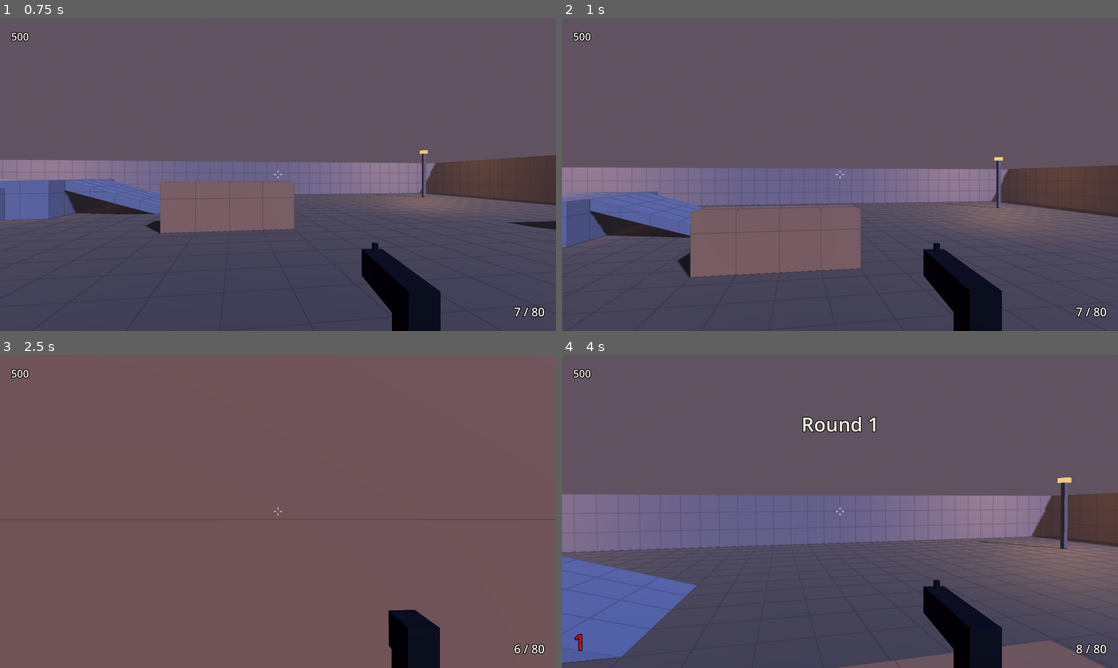
Above: before the commit, frames 1-4 (two rows, left to right).
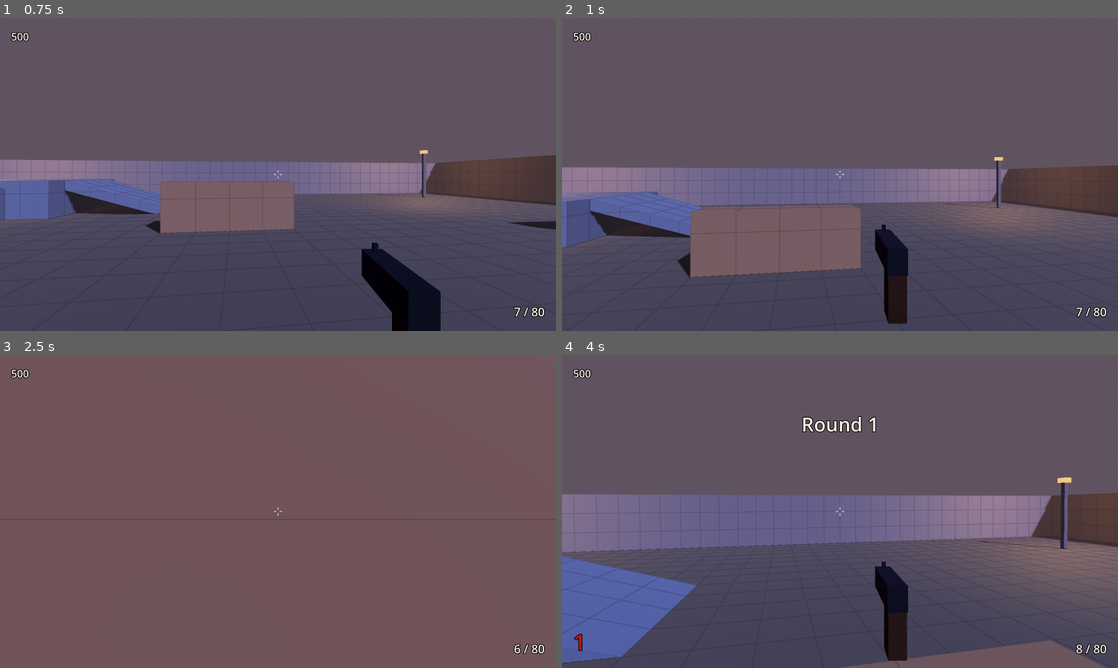
Above: after the commit, the same moments.

Repository: juanakajuan/fps-controller
Game: Godot game, scene res://game/main.tscn
Same seed, same stepped clock (60 frames per second), same inputs: the game is played once before the commit and once after it.
Inputs (mouse positions are in pixels of both pictures, inside the frame that each line leads up to):
- Up to frame 1 (0.75 s): tap Enter (restart) at 0.5 s; move the mouse to (305, 174) at 0.52 s; press the mouse at (305, 174) at 0.53 s; hold W (move_forward) from 0.53 s (still down)
- Up to frame 2 (1 s): keep holding W (move_forward); tap Space (jump) at 0.77 s; tap V (melee, bound only after the commit) at 0.8 s
- Up to frame 3 (2.5 s): keep holding W (move_forward); move the mouse to (250, 511) at 1.27 s; release the mouse at (250, 511) at 1.28 s; tap V (melee, bound only after the commit) at 1.35, 2.3 s; tap Space (jump) at 1.52 s; click (250, 511) at 1.55 s; move the mouse to (289, 505) at 2.02 s; hold Ctrl (crouch) from 2.03 s (still down)
- Up to frame 4 (4 s): keep holding W (move_forward); tap Enter (restart) at 2.75 s; move the mouse to (834, 517) at 2.77 s; release Ctrl (crouch) at 2.78 s; click (834, 517) at 2.85 s; tap Space (jump) at 3.02, 3.77 s; move the mouse to (878, 514) at 3.52 s; hold Shift (sprint) from 3.53 s (still down); tap V (melee, bound only after the commit) at 3.8 s

Frame 1 is identical in both runs. In frame 2, 3.7% of the frame differs, in the area x 56-80%, y 66-100%; in frame 3, 1.6%; in frame 4, 3.7%.

Commit message:
feat(weapon): add a melee attack on V and the right stick press
Weapon.State gets MELEE. A melee casts a 2 m ray with the WORLD and
ZOMBIES mask and emits hit with HitKind.MELEE for 150 damage. It
interrupts a reload, which starts again when MELEE ends. A melee kill
earns 130 points.

Diff:
--- a/game/game.gd
+++ b/game/game.gd
@@ -52,6 +52,8 @@
 		weapon.trigger_held = Input.is_action_pressed(&"fire")
 		if Input.is_action_just_pressed(&"reload"):
 			weapon.reload_requested = true
+		if Input.is_action_just_pressed(&"melee"):
+			weapon.melee_requested = true
 	elif not player.alive:
 		weapon.trigger_held = false
 	for spawn: int in range(director.tick(delta)):
@@ -120,6 +122,7 @@
 func _register_actions() -> void:
 	_add_action(&"fire", [_mouse(MOUSE_BUTTON_LEFT), _joy_axis(JOY_AXIS_TRIGGER_RIGHT)])
 	_add_action(&"reload", [_key(KEY_R), _joy_button(JOY_BUTTON_X)])
+	_add_action(&"melee", [_key(KEY_V), _joy_button(JOY_BUTTON_RIGHT_STICK)])
 	_add_action(&"pause", [_key(KEY_ESCAPE), _joy_button(JOY_BUTTON_START)])
 	_add_action(&"restart", [_key(KEY_ENTER), _key(KEY_KP_ENTER), _joy_button(JOY_BUTTON_START)])
 
--- a/game/weapon/weapon.gd
+++ b/game/weapon/weapon.gd
@@ -1,7 +1,7 @@
 class_name Weapon
 extends Node3D
 
-enum State { READY, COOLDOWN, RELOADING }
+enum State { READY, COOLDOWN, RELOADING, MELEE }
 
 signal fired
 signal hit(target: Zombie, damage: float, kind: Rules.HitKind)
@@ -12,6 +12,7 @@
 const VIEW_OFFSET: Vector3 = Vector3(0.16, -0.15, -0.36)
 const RECOIL_KICK: float = 0.05
 const RECOIL_RECOVERY: float = 18.0
+const MELEE_THRUST: float = 0.22
 const FLASH_SECONDS: float = 0.05
 const METAL_COLOR: Color = Color(0.16, 0.17, 0.19)
 const GRIP_COLOR: Color = Color(0.32, 0.22, 0.14)
@@ -25,6 +26,8 @@
 var trigger_held: bool = false
 ## Kept until the weapon is READY, then cleared, so a press during the cooldown is not lost.
 var reload_requested: bool = false
+## One tick. The game writes this from input. Tests write it directly.
+var melee_requested: bool = false
 
 var _time_left: float = 0.0
 var _trigger_was_held: bool = false
@@ -59,6 +62,8 @@
 	if not trigger_held:
 		_press_pending = false
 	_trigger_was_held = trigger_held
+	var melee: bool = melee_requested
+	melee_requested = false
 	match state:
 		State.COOLDOWN:
 			_time_left -= delta
@@ -68,7 +73,13 @@
 			_time_left -= delta
 			if _time_left <= 0.0:
 				_finish_reload()
-	if state == State.READY:
+		State.MELEE:
+			_time_left -= delta
+			if _time_left <= 0.0:
+				state = State.READY
+	if melee and state != State.MELEE:
+		_melee()
+	elif state == State.READY:
 		if magazine == 0 or (reload_requested and magazine < def.magazine_size):
 			_start_reload()
 		elif _press_pending or (def.automatic and trigger_held):
@@ -81,7 +92,10 @@
 	var dip: float = 0.0
 	if state == State.RELOADING:
 		dip = sin(PI * (1.0 - _time_left / def.reload_seconds))
-	_model.position = VIEW_OFFSET + Vector3(0.0, -0.12 * dip, _recoil)
+	var thrust: float = 0.0
+	if state == State.MELEE:
+		thrust = sin(PI * (1.0 - _time_left / Rules.MELEE_SECONDS))
+	_model.position = VIEW_OFFSET + Vector3(-0.08 * thrust, -0.12 * dip, _recoil - MELEE_THRUST * thrust)
 	_model.rotation = Vector3(_recoil * 4.0 - dip * 0.7, 0.0, dip * 0.4)
 	_flash_left -= delta
 	_flash.visible = _flash_left > 0.0
@@ -115,6 +129,20 @@
 	fired.emit()
 	ammo_changed.emit(magazine, reserve)
 	_cast_ray()
+
+
+## An interrupted reload starts again from the beginning when the melee ends.
+func _melee() -> void:
+	if state == State.RELOADING:
+		reload_requested = true
+	state = State.MELEE
+	_time_left = Rules.MELEE_SECONDS
+	var view: Transform3D = (get_parent() as Node3D).global_transform
+	var query: PhysicsRayQueryParameters3D = PhysicsRayQueryParameters3D.create(view.origin, view.origin - view.basis.z * Rules.MELEE_RANGE, Layers.WORLD | Layers.ZOMBIES)
+	var collider: Object = get_world_3d().direct_space_state.intersect_ray(query).get("collider")
+	var target: Zombie = collider as Zombie
+	if target != null:
+		hit.emit(target, Rules.MELEE_DAMAGE, Rules.HitKind.MELEE)
 
 
 ## The ray starts at the camera, the parent of this node. Its mask has no player layer, so the shooter is never hit.
--- a/tests/test_runner.gd
+++ b/tests/test_runner.gd
@@ -55,9 +55,11 @@
 	await test_player_input()
 	await test_player_health()
 	await test_weapon()
+	await test_melee()
 	await test_arena_navigation()
 	await test_zombie()
 	await test_game()
+	await test_game_melee()
 	print("RESULT: %d checks, %d failures" % [checks, failures])
 	quit(1 if failures > 0 else 0)
 
@@ -778,11 +780,11 @@
 
 
 ## A zombie whose target is a marker at its own feet stands still in ATTACK.
-func make_still_zombie(level: Node3D, at: Vector3) -> Zombie:
+func make_still_zombie(level: Node3D, at: Vector3, start_health: float = 150.0) -> Zombie:
 	var marker: Marker3D = Marker3D.new()
 	marker.position = at
 	level.add_child(marker)
-	return make_zombie(level, at, 150.0, 1.6, marker)
+	return make_zombie(level, at, start_health, 1.6, marker)
 
 
 func test_weapon() -> void:
@@ -850,6 +852,80 @@
 	await finish(level)
 
 
+func wait_for_weapon_state(weapon: Weapon, state: Weapon.State, limit: int) -> int:
+	for tick: int in range(1, limit + 1):
+		await physics_frame
+		if weapon.state == state:
+			return tick
+	return -1
+
+
+func test_melee() -> void:
+	var level: Node3D = make_level()
+	add_box(level, Vector3(0.2, 3.0, 4.0), Vector3(0.8, 1.5, 0.0))
+	var player: Player = spawn(level, tuning(), Vector3.ZERO, 0.0)
+	var weapon: Weapon = Weapon.new()
+	weapon.def = WeaponDef.starting_pistol()
+	weapon.def.spread_degrees = 0.0
+	player.camera.add_child(weapon)
+	var ahead: Zombie = make_still_zombie(level, Vector3(0.0, 0.0, -1.5), 1000.0)
+	var behind_wall: Zombie = make_still_zombie(level, Vector3(1.6, 0.0, 0.0), 1000.0)
+	var far: Zombie = make_still_zombie(level, Vector3(-3.0, 0.0, 0.0), 1000.0)
+	var names: Dictionary[Zombie, String] = {ahead: "ahead", behind_wall: "behind wall", far: "far"}
+	var shots: Array[int] = [0]
+	var hits: Array[String] = []
+	var reloads: Array[String] = []
+	weapon.fired.connect(func() -> void: shots[0] += 1)
+	weapon.hit.connect(func(target: Zombie, damage: float, kind: Rules.HitKind) -> void:
+		hits.append("%s %.1f %s" % [names[target], damage, Rules.HitKind.find_key(kind)]))
+	weapon.reload_started.connect(func() -> void: reloads.append("started"))
+	weapon.reload_finished.connect(func() -> void: reloads.append("finished"))
+	await frames(5)
+	weapon.melee_requested = true
+	await frames(1)
+	check(weapon.state == Weapon.State.MELEE and hits == ["ahead 150.0 MELEE"], "A melee hits the zombie 1.5 m ahead once for 150 damage")
+	weapon.trigger_held = true
+	await frames(9)
+	weapon.melee_requested = true
+	var shots_in_melee: int = -1
+	var hits_in_melee: int = -1
+	var melee_ticks: int = 10
+	for tick: int in range(60):
+		await physics_frame
+		if weapon.state != Weapon.State.MELEE:
+			break
+		shots_in_melee = shots[0]
+		hits_in_melee = hits.size()
+		melee_ticks += 1
+	weapon.trigger_held = false
+	measure("melee time", melee_ticks * TICK, "s")
+	check(melee_ticks == 36, "MELEE lasts 36 ticks, which is 0.6 s, and a second melee request during MELEE does not make it longer")
+	check(shots_in_melee == 0 and hits_in_melee == 1, "A held trigger does not fire during MELEE, and the second melee request does not hit")
+	check(shots[0] == 1 and weapon.magazine == 7 and hits == ["ahead 150.0 MELEE", "ahead 70.0 HEAD"], "The press held through MELEE fires once when MELEE ends")
+	player.look(-PI * 0.5, 0.0)
+	await frames(12)
+	weapon.melee_requested = true
+	await frames(1)
+	check(weapon.state == Weapon.State.MELEE and hits.size() == 2, "A wall between the player and a zombie 1.6 m away blocks the melee")
+	player.look(PI, 0.0)
+	await frames(40)
+	weapon.melee_requested = true
+	await frames(1)
+	check(weapon.state == Weapon.State.MELEE and hits.size() == 2, "A melee does not hit the zombie 3 m away")
+	await wait_for_weapon_state(weapon, Weapon.State.READY, 40)
+	weapon.reload_requested = true
+	await frames(30)
+	check(weapon.state == Weapon.State.RELOADING and reloads == ["started"], "A reload request with 7 of 8 rounds starts a reload")
+	weapon.melee_requested = true
+	await frames(1)
+	check(weapon.state == Weapon.State.MELEE and weapon.magazine == 7 and weapon.reserve == 80, "A melee interrupts the reload and leaves 7 in the magazine and 80 in reserve")
+	var restarted_after: int = await wait_for_weapon_state(weapon, Weapon.State.RELOADING, 40)
+	check(restarted_after == 36 and reloads == ["started", "started"], "The reload starts again on the tick that MELEE ends")
+	var finished_after: int = await wait_for_weapon_state(weapon, Weapon.State.READY, 120)
+	check(finished_after == 84 and weapon.magazine == 8 and weapon.reserve == 79 and reloads == ["started", "started", "finished"], "The restarted reload takes the full 84 ticks and loads 1 round from the reserve")
+	await finish(level)
+
+
 ## The navigation map takes a few physics ticks to take in the baked region.
 func make_arena() -> Arena:
 	var arena: Arena = Arena.new()
@@ -917,6 +993,11 @@
 	return game
 
 
+## Puts the zombie on the floor in front of the player, so that a level melee hits it.
+func place_in_front(game: Game, zombie: Zombie, distance: float) -> void:
+	zombie.global_position = game.player.global_position + Vector3.FORWARD.rotated(Vector3.UP, game.player.yaw) * distance
+
+
 func live_zombies(game: Game) -> Array[Zombie]:
 	var found: Array[Zombie] = []
 	for child: Node in game.zombies.get_children():
@@ -974,6 +1055,11 @@
 	check(game.director.round_number == 2 and game.weapon.magazine == 8 and game.hud.round_label.text == "2", "Round 2 starts after the intermission, refills the weapon, and shows round 2")
 	var second: Zombie = live_zombies(game)[0]
 	check(second.health == 250.0, "A round 2 zombie has 250 health")
+	place_in_front(game, second, 1.5)
+	await frames(2)
+	game.weapon.melee_requested = true
+	await frames(1)
+	check(second.health == 100.0 and second.state != Zombie.State.DEAD and game.points.balance == 920, "A melee on a 250 health zombie does 150 damage and earns 10 points")
 	send_action(&"pause")
 	await frames(30)
 	var paused_position: Vector3 = second.global_position
@@ -985,7 +1071,7 @@
 	game.player.take_damage(100.0)
 	await frames(1)
 	check(game.director.phase == RoundDirector.Phase.GAME_OVER and game.hud.death_screen.visible, "Player death ends the game and shows the death screen")
-	check(game.hud.death_text.text.begins_with("You survived 1 round.\nYou earned 410 points."), "The death screen shows 1 round survived and 410 points earned")
+	check(game.hud.death_text.text.begins_with("You survived 1 round.\nYou earned 420 points."), "The death screen shows 1 round survived and 420 points earned")
 	check(Input.mouse_mode == Input.MOUSE_MODE_VISIBLE, "Death releases the mouse")
 	var spawned_after: int = game.zombies.get_child_count()
 	await frames(150)
@@ -998,3 +1084,21 @@
 	current_scene = null
 	fresh.queue_free()
 	await physics_frame
+
+
+func test_game_melee() -> void:
+	var game: Game = start_game()
+	for tick: int in range(240):
+		await physics_frame
+		if game.director.phase == RoundDirector.Phase.ACTIVE:
+			break
+	var first: Zombie = live_zombies(game)[0]
+	place_in_front(game, first, 1.5)
+	await frames(2)
+	game.weapon.melee_requested = true
+	await frames(1)
+	check(first.state == Zombie.State.DEAD and game.points.balance == 630 and game.hud.points_label.text == "630", "One melee kills a round 1 zombie and earns 130 points")
+	check(game.weapon.magazine == 8 and game.weapon.reserve == 80, "The melee uses no ammunition")
+	current_scene = null
+	game.queue_free()
+	await physics_frame
